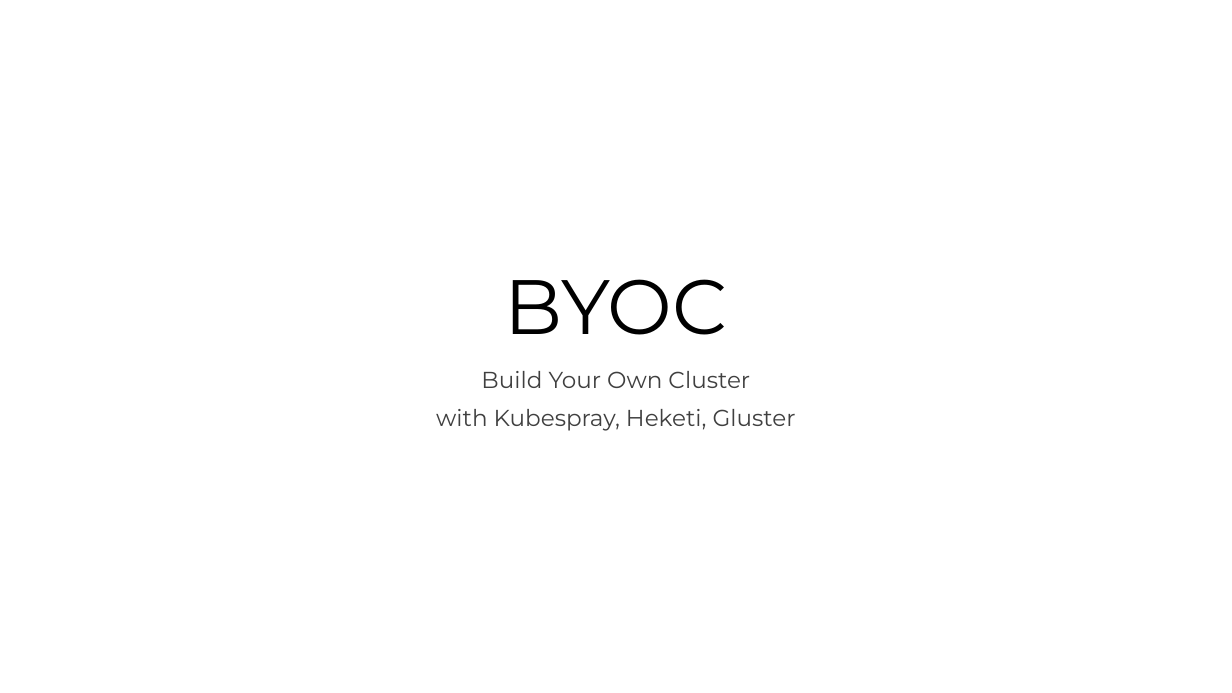
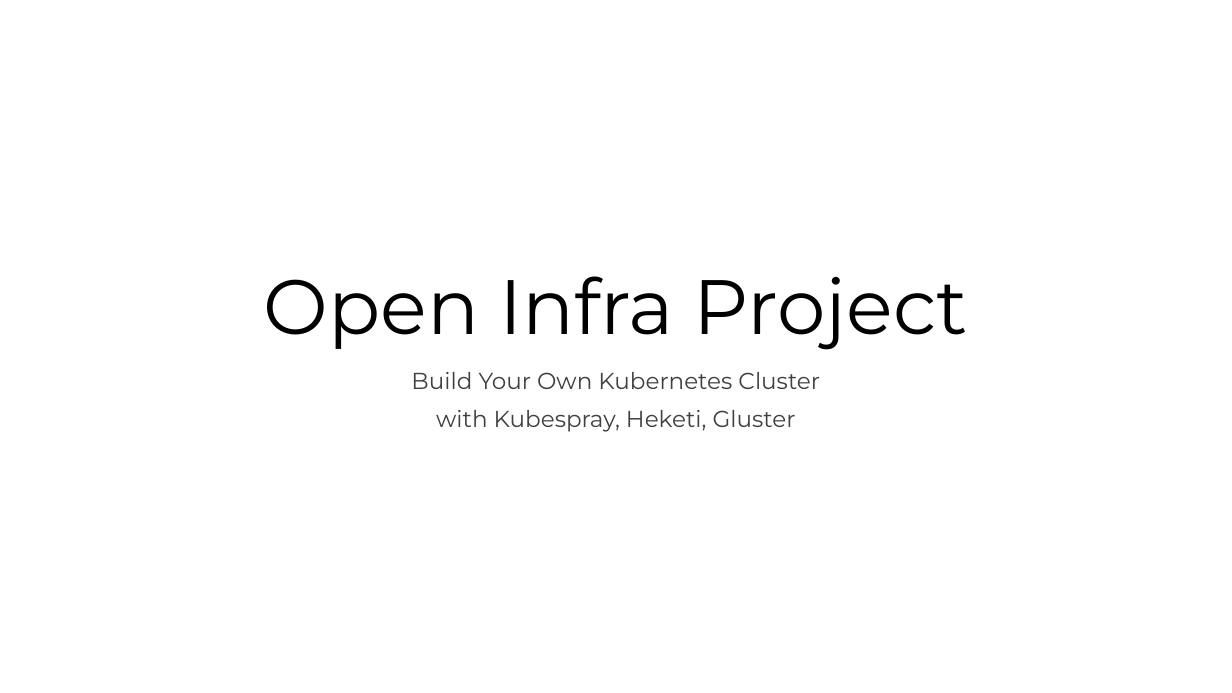
Before and after one commit to taquy/open-infra, a slide deck: slide 1 of BYOC.pptx. Drawn at 1232x693 pixels with LibreOffice and Linux fonts; fonts in the diff are those of the drawing. Boxes give left, top, right and bottom in pixels: in the first picture for what was removed or moved away, otherwise in the second. Text is boxed around its words. In the diff, an @@ line names an element or a change of style, - is before the commit and + after.

```diff
--- a/BYOC.pptx
+++ b/BYOC.pptx
@@ title at [264, 276, 968, 350]: text changed @@
-BYOC
+Open Infra Project
@@ subtitle at [411, 372, 820, 389]: text changed @@
-Build Your Own Cluster
+Build Your Own Kubernetes Cluster
```
Also in this commit, not shown: 3 other slides changed, 6 slides added, 7 other files.
